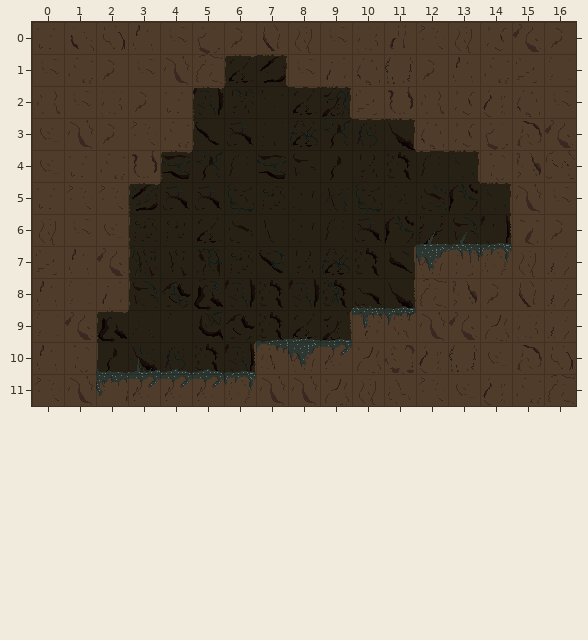
Level history. Tiled map: TiledMaps/room1_3.tmx. The picture above is the old version.
Cells are 32x32 px. Shown: x 0..16, y 0..11.
Now the later version:
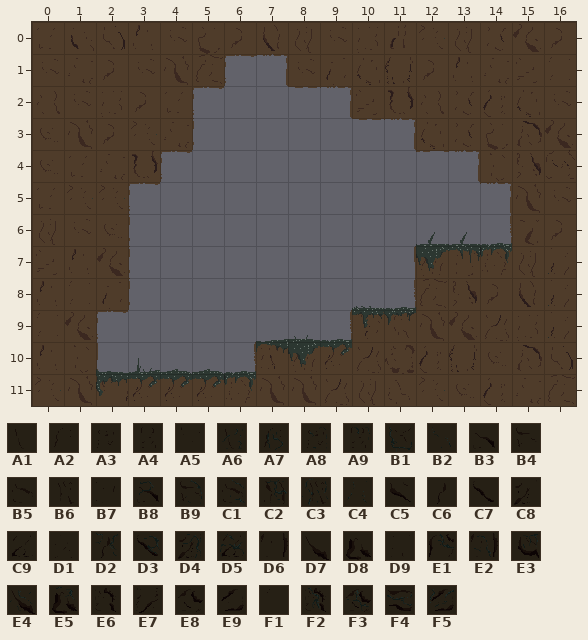
Key: from "tilemap": A1 84, A2 85, A3 86, A4 87, A5 89, A6 90, A7 91, A8 92, A9 93, B1 94, B2 95, B3 96, B4 97, B5 98, B6 100, B7 101, B8 102, B9 103, C1 104, C2 105, C3 106, C4 107, C5 108, C6 109, C7 110, C8 111, C9 112, D1 113, D2 115, D3 116, D4 117, D5 118, D6 121, D7 123, D8 124, D9 125, E1 126, E2 127, E3 128, E4 129, E5 130, E6 132, E7 133, E8 134, E9 136, F1 137, F2 138, F3 140, F4 141, F5 142.
__ is an empty cell.
From old to new:
Layer "BG" (now hidden):
y 1: x 6..7 C9 E9 -> __ __
y 2: x 5..9 E2 A9 A5 C9 D4 -> __ __ __ __ __
y 3: x 5..11 C7 B8 D9 D5 D2 A7 D7 -> __ __ __ __ __ __ __
y 4: x 4..13 F4 D2 A2 F4 B4 C6 A4 E6 A2 B2 -> __ __ __ __ __ __ __ __ __ __
y 5: x 3..14 F5 B8 B8 B1 A8 B7 A6 B1 D1 C1 E1 B2 -> __ __ __ __ __ __ __ __ __ __ __ __
y 6: x 3..14 A8 A3 C9 B5 A1 B7 A2 B8 E1 E7 B9 D6 -> __ __ __ __ __ __ __ __ __ __ __ __
y 7: x 3..11 C3 B6 C2 A8 D3 A4 D5 E6 C5 -> __ __ __ __ __ __ __ __ __
y 8: x 3..11 B9 F3 E5 E2 E6 E2 F2 B3 D7 -> __ __ __ __ __ __ __ __ __
y 9: x 2..9 D8 C4 F1 E3 E8 E6 C9 C8 -> __ __ __ __ __ __ __ __
y 10: x 2..6 C6 E4 A7 E6 E2 -> __ __ __ __ __
Where, in picture pixels (left, top, right, bottom), the same in both pictures:
removed: (97, 54, 512, 374)
